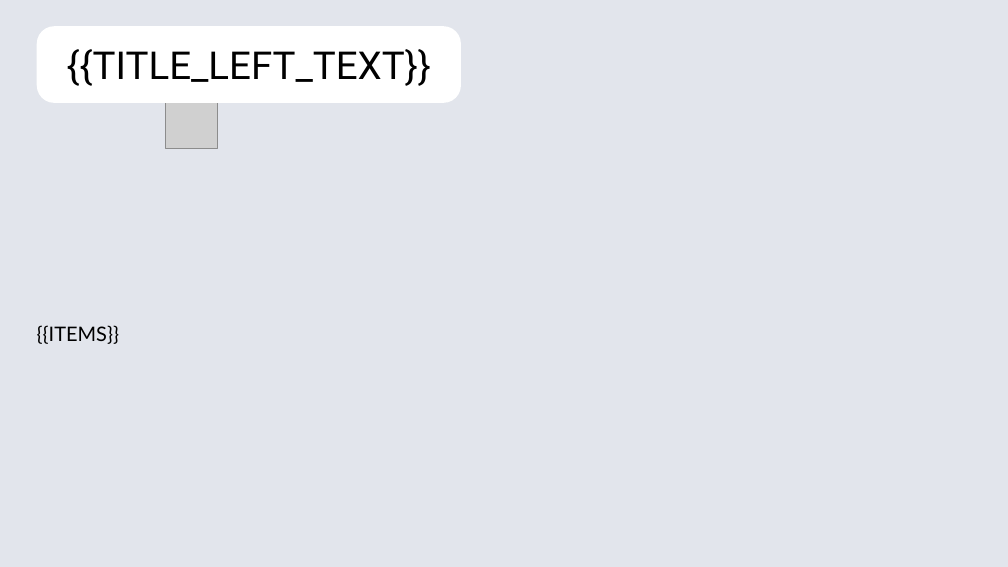
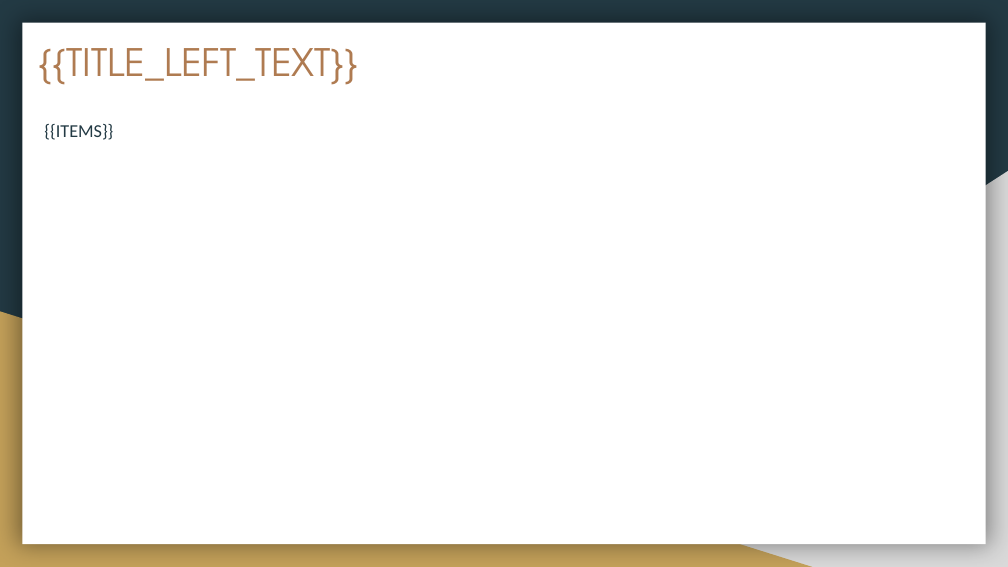
Before and after one commit to andreidiakov/Hack_Axenix_AI_presentation, a slide deck: slide 5 of template.pptx. Drawn at 1008x567 pixels with LibreOffice and Linux fonts; fonts in the diff are those of the drawing; grey boxes stand for pictures; background and template pictures are left out. Boxes give left, top, right and bottom in pixels: in the first picture for what was removed or moved away, otherwise in the second. Text is boxed around its words. In the diff, an @@ line names an element or a change of style, - is before the commit and + after.

```diff
--- a/template.pptx
+++ b/template.pptx
@@ background picture (left out) to #233A44 @@
@@ rectangle added at box(22, 23, 986, 544), fill #FFFFFF @@
@@ title "{{TITLE_LEFT_TEXT}}": place and size @@
-title "{{TITLE_LEFT_TEXT}}" at box(67, 49, 431, 86)
+title "{{TITLE_LEFT_TEXT}}" at box(39, 48, 359, 85)
@@ title "{{TITLE_LEFT_TEXT}}" at box(39, 48, 359, 85): size 27.5 to 27 pt, font Roboto to TeX Gyre Adventor, text colour #000000 to #AF7B51; alignment centre to left @@
@@ rounded rectangle removed at box(36, 26, 461, 103) @@
@@ text "{{ITEMS}}": place and size @@
-text "{{ITEMS}}" at box(37, 325, 119, 344)
+text "{{ITEMS}}" at box(44, 124, 113, 140)
@@ text "{{ITEMS}}" at box(44, 124, 113, 140): size 14.2 to 13 pt, font Lato to Calibri, text colour #000000 to #233A44; line spacing 1.03 to 1.15; vertical alignment middle to top @@
@@ picture removed at box(165, 96, 218, 148) @@
@@ right triangle added at box(395, 171, 1008, 567), fill #D9D9D9 @@
@@ right triangle added at box(0, 311, 812, 567), fill #C4A15A @@
```
Also in this commit, not shown: 8 other slides changed, 11 other files.
